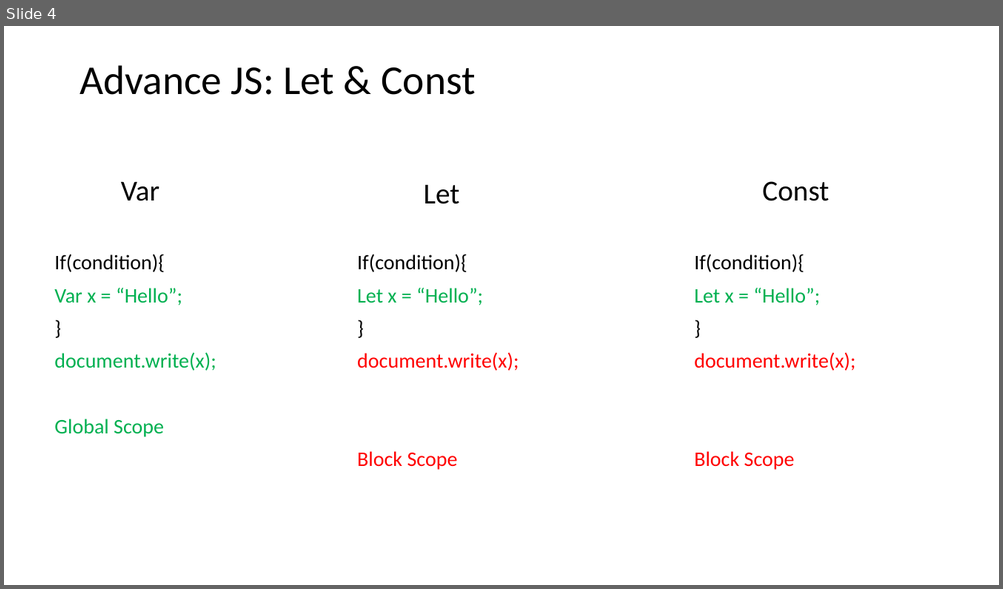
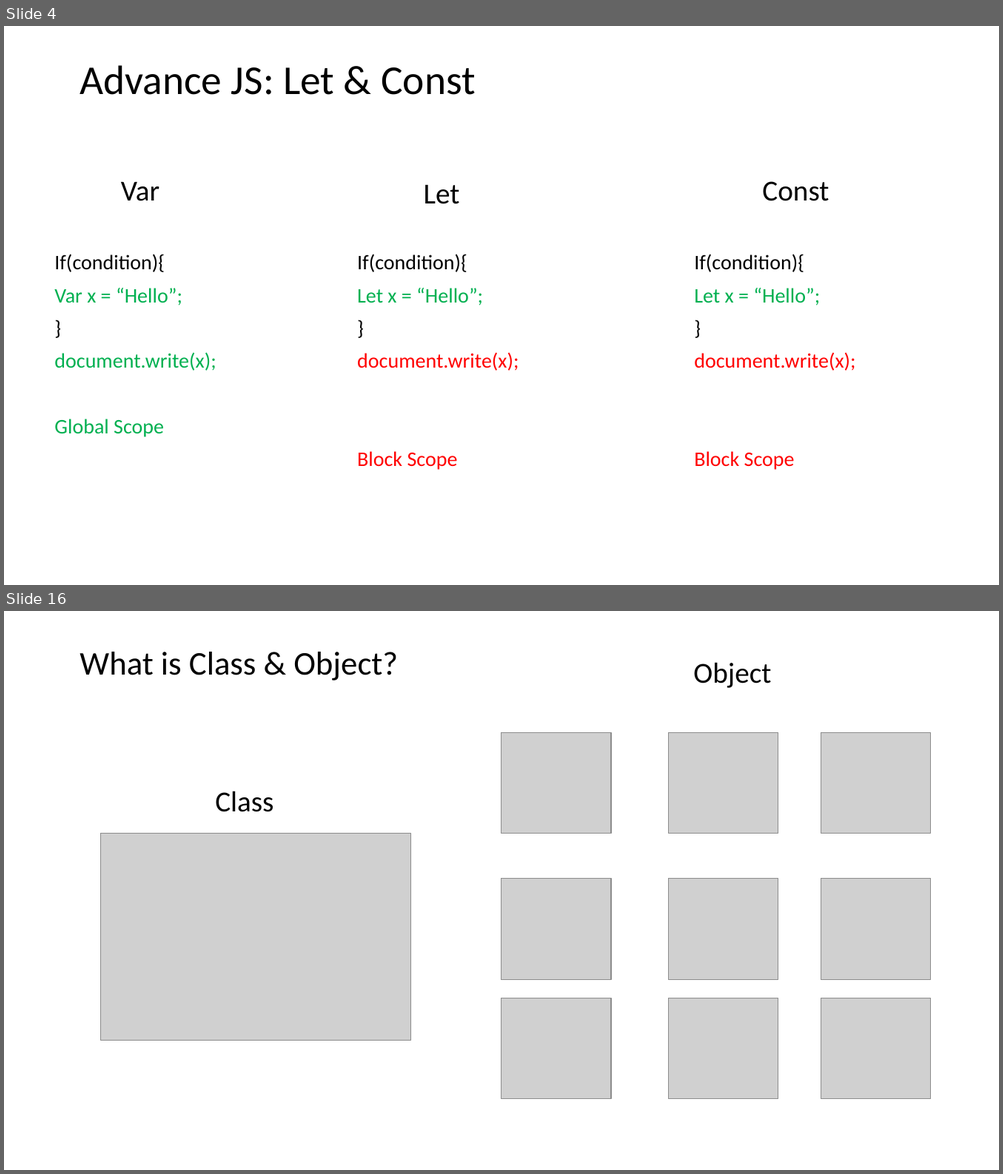
Before and after one commit to PiyushChaturvedii/batch03, a slide deck: History of JS.pptx. Shown one above the other, each under a label of ours: slide 4 before the commit, slides 4 and 16 after it; the slides between them are not shown. The pictures are 1003x589 and 1003x1174 pixels, drawn with LibreOffice and Linux fonts; fonts in the diff are those of the drawing; grey boxes stand for pictures. Boxes give left, top, right and bottom in pixels: in the first picture for what was removed or moved away, otherwise in the second. Text is boxed around its words. In the diff, an @@ line names an element or a change of style, - is before the commit and + after.

```diff
--- a/History of JS.pptx
+++ b/History of JS.pptx
@@ slide 16 added at bbox=[4, 611, 999, 1170], background #FFFFFF @@
@@ title added at bbox=[79, 652, 398, 681], 32 pt, text #000000 @@
+What is Class & Object?
@@ text added at bbox=[693, 662, 771, 688], 28 pt, text #000000 @@
+Object
@@ picture added at bbox=[502, 732, 612, 833] @@
@@ picture added at bbox=[669, 732, 779, 833] @@
@@ picture added at bbox=[821, 732, 930, 833] @@
@@ text added at bbox=[215, 791, 273, 812], 28 pt, text #000000 @@
+Class
@@ picture added at bbox=[100, 834, 410, 1041] @@
@@ picture added at bbox=[502, 879, 612, 980] @@
@@ picture added at bbox=[669, 879, 779, 980] @@
@@ picture added at bbox=[821, 879, 930, 980] @@
@@ picture added at bbox=[502, 998, 612, 1099] @@
@@ picture added at bbox=[669, 998, 779, 1099] @@
@@ picture added at bbox=[821, 998, 930, 1099] @@
```
Also in this commit, not shown: 45 other slides added, 1 other file.
